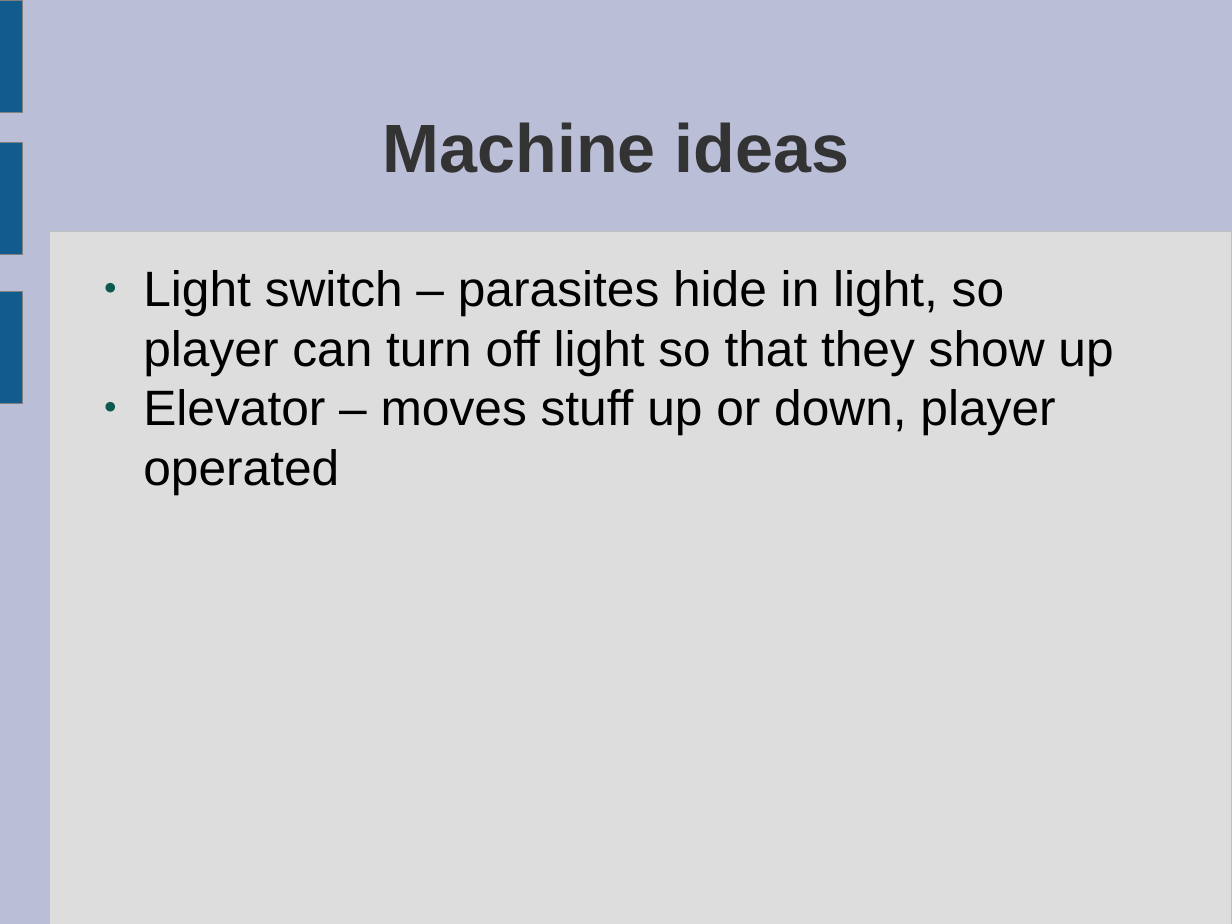
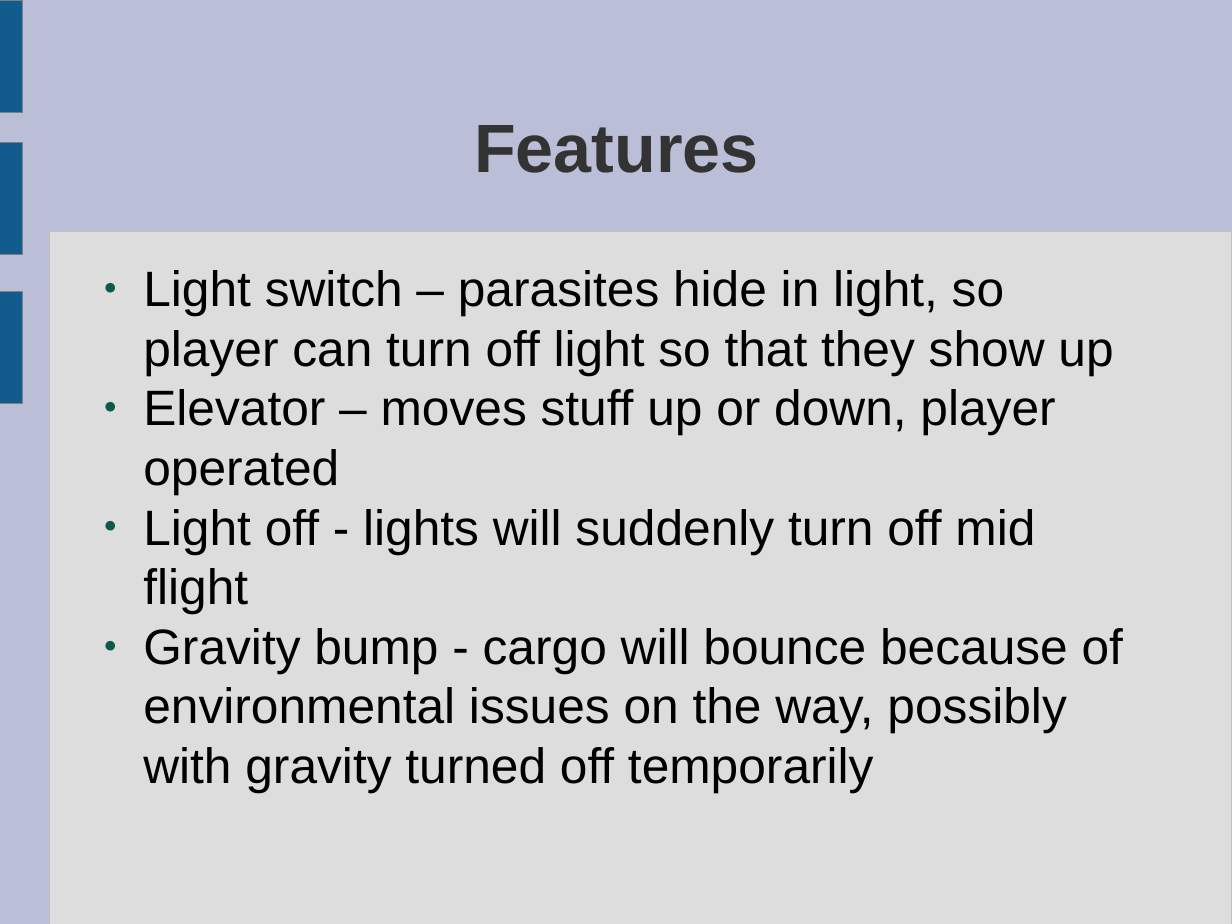
Before and after one commit to ktosox/GWJ67, a slide deck: slide 14 of da_plan.odp. Drawn at 1232x924 pixels with LibreOffice and Linux fonts; fonts in the diff are those of the drawing. Boxes give left, top, right and bottom in pixels: in the first picture for what was removed or moved away, otherwise in the second. Text is boxed around its words. In the diff, an @@ line names an element or a change of style, - is before the commit and + after.

Commit message:
added some features

```diff
--- a/da_plan.odp
+++ b/da_plan.odp
@@ title at [474,125,758,173]: text changed @@
-Machine ideas
+Features
@@ text at [143,509,1123,793]: paragraphs added @@
+● Light off - lights will suddenly turn off mid flight
+● Gravity bump - cargo will bounce because of environmental issues on the way, possibly with gravity turned off temporarily
```
Also in this commit, not shown: 1 other slide changed.
